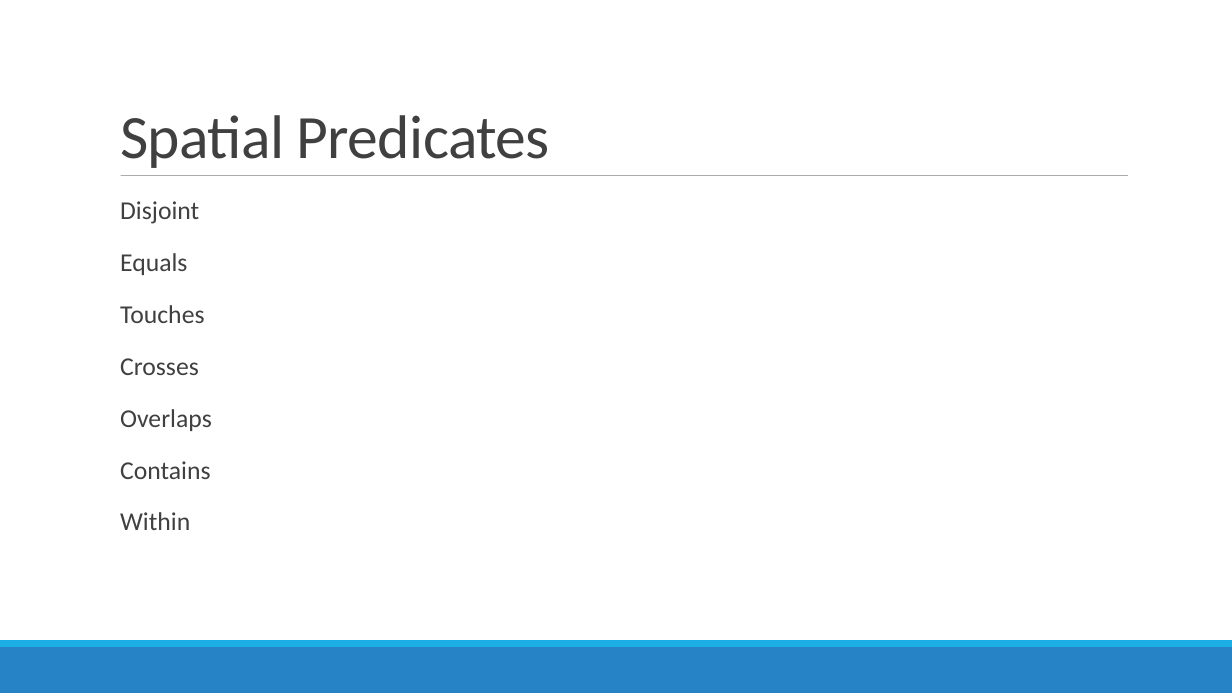
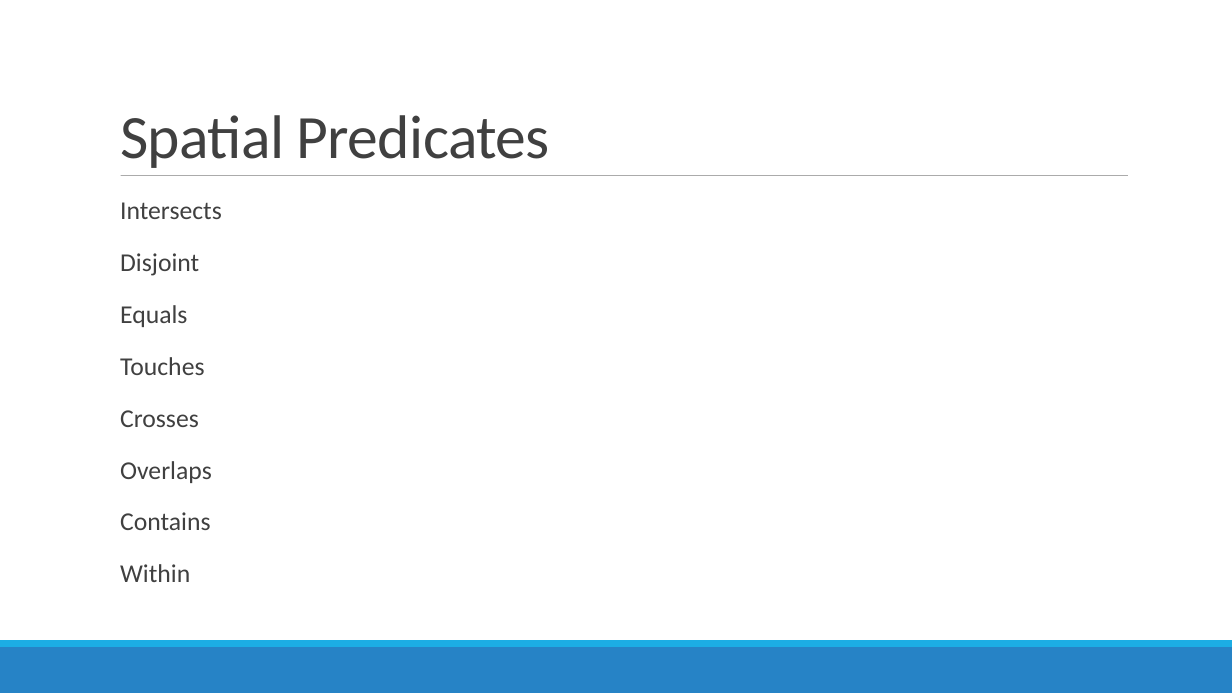
Before and after one commit to MGIS-UMN/GIS5577_week6, a slide deck: slide 5 of Analyzing_Spatial_Data.odp. Drawn at 1232x693 pixels with LibreOffice and Linux fonts; fonts in the diff are those of the drawing. Boxes give left, top, right and bottom in pixels: in the first picture for what was removed or moved away, otherwise in the second. Text is boxed around its words. In the diff, an @@ line names an element or a change of style, - is before the commit and + after.

```diff
--- a/Analyzing_Spatial_Data.odp
+++ b/Analyzing_Spatial_Data.odp
@@ text at [120,202,222,219]: paragraph added @@
+  Intersects
```
Also in this commit, not shown: 7 other slides changed, 4 other files.
